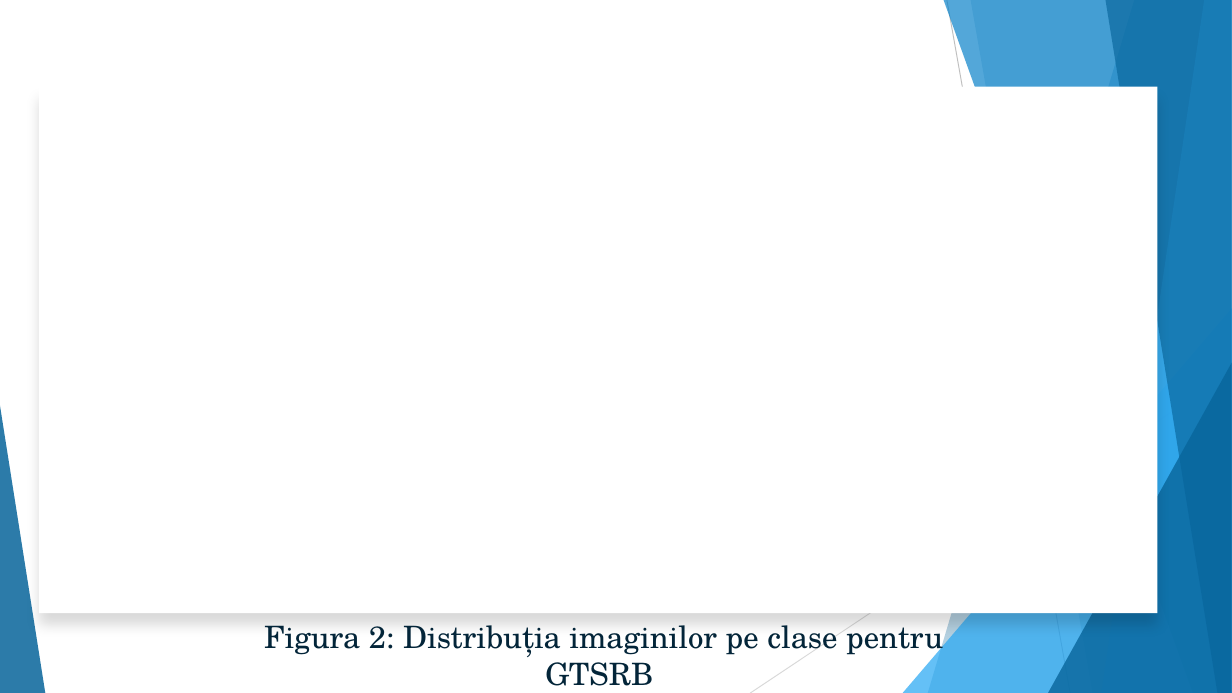
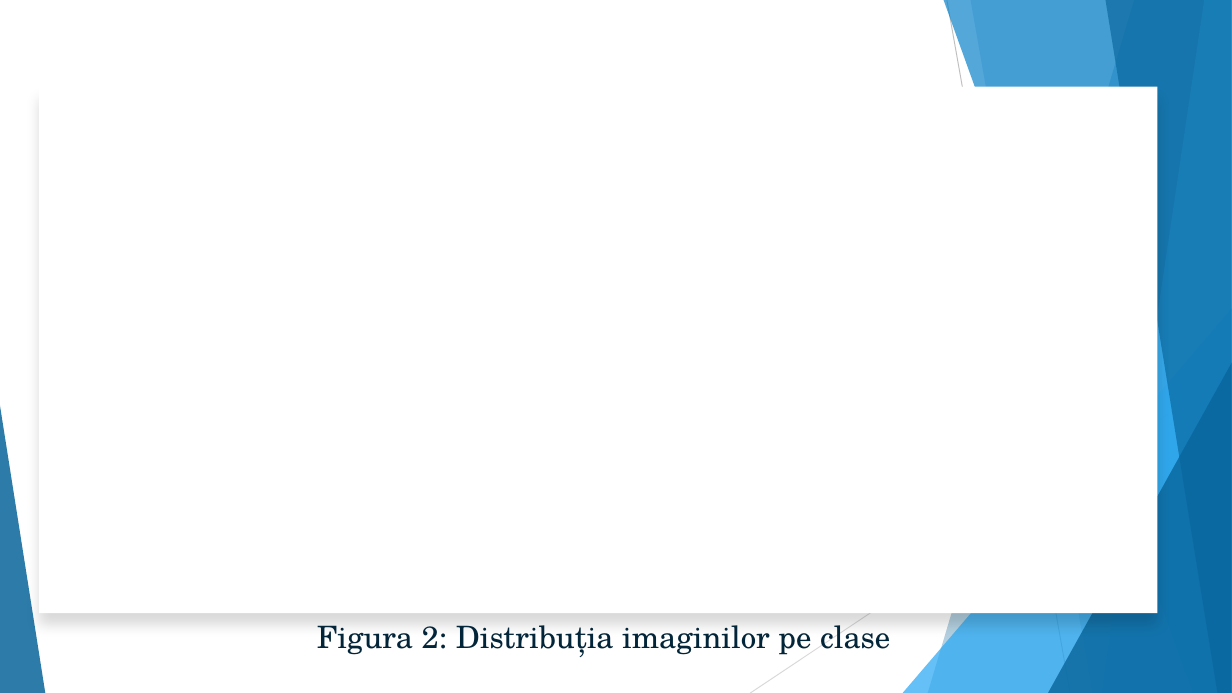
Before and after one commit to EnricoGaraiman/cppsms, a slide deck: slide 4 of article/GARAIMAN_ENRICO_&_MARIN_ALEXANDRA.pptx. Drawn at 1232x693 pixels with LibreOffice and Linux fonts; fonts in the diff are those of the drawing; background and template pictures are left out. Boxes give left, top, right and bottom in pixels: in the first picture for what was removed or moved away, otherwise in the second. Text is boxed around its words. In the diff, an @@ line names an element or a change of style, - is before the commit and + after.

```diff
--- a/article/GARAIMAN_ENRICO_&_MARIN_ALEXANDRA.pptx
+++ b/article/GARAIMAN_ENRICO_&_MARIN_ALEXANDRA.pptx
@@ text at (x1=317, y1=617, x2=890, y2=657): text changed @@
-Figura 2: Distribuția imaginilor pe clase pentru GTSRB
+Figura 2: Distribuția imaginilor pe clase
```
